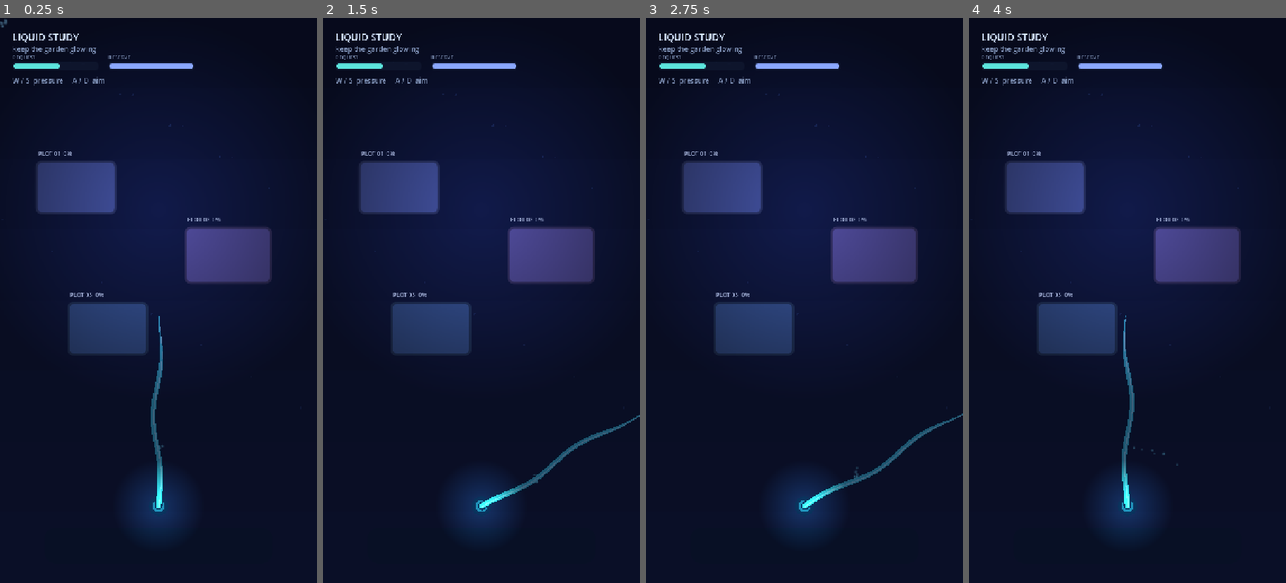
Above: before the commit, frames 1-4 (left to right).
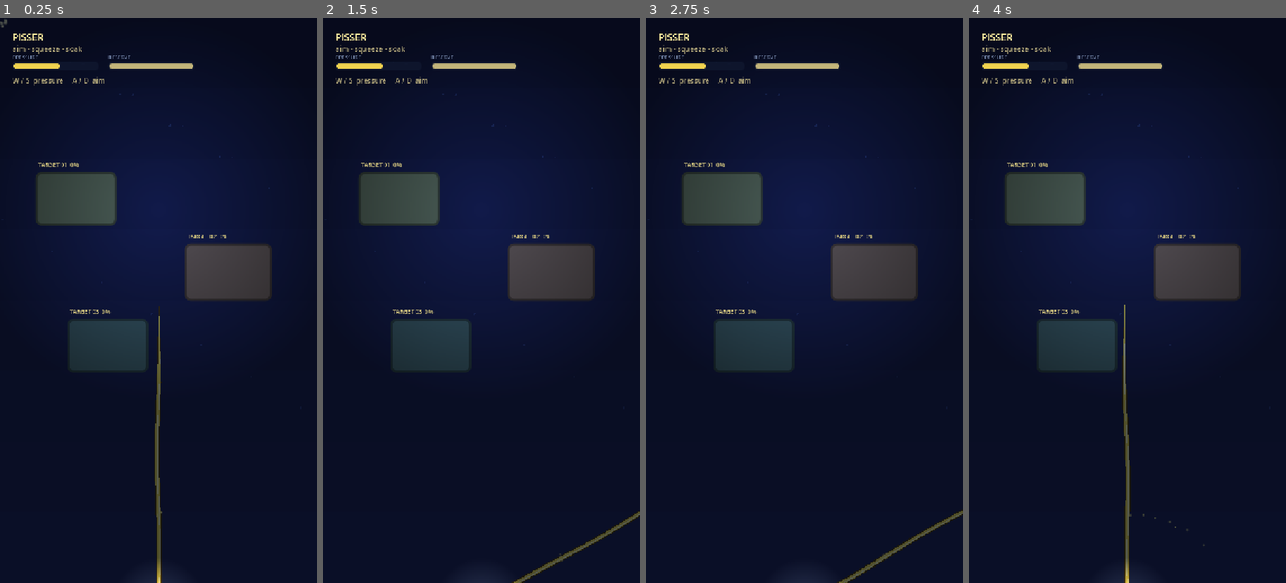
Above: after the commit, the same moments.

Repository: x3cca/girls-piss
Game: Godot game, scene res://scenes/smoke_test.tscn
The game is run twice, just before and just after one commit, with the same random seed, the same clock (stepped at 60 frames per second) and the same inputs.
Inputs (mouse positions are in pixels of both pictures, inside the frame that each line leads up to):
- Up to frame 1 (0.25 s): no input
- Up to frame 2 (1.5 s): tap Enter at 0.5, 0.6 s; move the mouse to (551, 272) at 0.52 s; hold Right (ui_right) 0.53-1.25 s; click (551, 272) at 0.67 s; tap Space at 0.77 s; drag from (418, 328) to (465, 413) at 1.27 s
- Up to frame 3 (2.75 s): move the mouse to (836, 176) at 2.02 s; hold Right (ui_right) from 2.03 s (still down); tap Backspace at 2.1 s
- Up to frame 4 (4 s): release Right (ui_right) at 2.75 s; drag from (1111, 413) to (1032, 215) at 2.77 s; move the mouse to (1222, 385) at 3.52 s; hold Left (ui_left) from 3.53 s (still down); hold Shift from 3.53 s (still down); tap Space at 3.77 s

The runs differ from the first frame. In frame 1, 12% of the frame differs, in the area x 0-86%, y 0-100%; in frame 2, 12%; in frame 3, 12%, in the area x 4-100%, y 2-100%; in frame 4, 12%.

Commit message:
Refine stream as offscreen urine jet

Diff:
--- a/scripts/hud.gd
+++ b/scripts/hud.gd
@@ -24,21 +24,21 @@
 	var small := 16
 	var medium := 22
 	# Header and compact pressure cards.
-	draw_string(font, safe.position + Vector2(0, 24), "LIQUID STUDY", HORIZONTAL_ALIGNMENT_LEFT, -1, medium, Color("#d8e8ff"))
-	draw_string(font, safe.position + Vector2(0, 48), "keep the garden glowing", HORIZONTAL_ALIGNMENT_LEFT, -1, small, Color("#8396bb"))
-	_draw_meter(Rect2(safe.position + Vector2(0, 72), Vector2(196, 18)), pressure_model.requested_pressure if pressure_model else 0.0, Color("#5ce5dd"), "REQUEST")
-	_draw_meter(Rect2(safe.position + Vector2(218, 72), Vector2(196, 18)), pressure_model.reserve if pressure_model else 0.0, Color("#8ba8ff"), "RESERVE")
+	draw_string(font, safe.position + Vector2(0, 24), "PISSER", HORIZONTAL_ALIGNMENT_LEFT, -1, medium, Color("#fff0a0"))
+	draw_string(font, safe.position + Vector2(0, 48), "aim • squeeze • soak", HORIZONTAL_ALIGNMENT_LEFT, -1, small, Color("#b2a77a"))
+	_draw_meter(Rect2(safe.position + Vector2(0, 72), Vector2(196, 18)), pressure_model.requested_pressure if pressure_model else 0.0, Color("#f1d34f"), "PRESSURE")
+	_draw_meter(Rect2(safe.position + Vector2(218, 72), Vector2(196, 18)), pressure_model.reserve if pressure_model else 0.0, Color("#c3b57a"), "RESERVE")
 	if pressure_model and pressure_model.exhausted:
 		draw_string(font, safe.position + Vector2(0, 120), "RECOVERING", HORIZONTAL_ALIGNMENT_LEFT, -1, small, Color("#ffbf7a"))
 	else:
-		draw_string(font, safe.position + Vector2(0, 120), "W / S  pressure     A / D  aim", HORIZONTAL_ALIGNMENT_LEFT, -1, small, Color("#8396bb"))
+		draw_string(font, safe.position + Vector2(0, 120), "W / S  pressure     A / D  aim", HORIZONTAL_ALIGNMENT_LEFT, -1, small, Color("#b2a77a"))
 
 	# Small target progress tags remain readable on wide and tall portrait ratios.
 	for index in target_nodes.size():
 		var target := target_nodes[index]
 		if is_instance_valid(target):
 			var label_position := target.position + Vector2(-target.target_size.x * 0.5, -target.target_size.y * 0.5 - 16.0)
-			draw_string(font, label_position, "PLOT %02d  %d%%" % [index + 1, roundi(target.wetness * 100.0)], HORIZONTAL_ALIGNMENT_LEFT, -1, 13, Color("#a8b6dd"))
+			draw_string(font, label_position, "TARGET %02d  %d%%" % [index + 1, roundi(target.wetness * 100.0)], HORIZONTAL_ALIGNMENT_LEFT, -1, 13, Color("#d5c77f"))
 
 	if show_touch_controls:
 		_draw_touch_controls(safe)
@@ -58,17 +58,17 @@
 	var fader_top := safe.position.y + 178.0
 	var fader_bottom := safe.end.y - 188.0
 	draw_line(Vector2(fader_x, fader_top), Vector2(fader_x, fader_bottom), Color(0.5, 0.65, 0.86, 0.28), 18.0)
-	draw_line(Vector2(fader_x, fader_top), Vector2(fader_x, fader_bottom), Color("#5ce5dd"), 4.0)
+	draw_line(Vector2(fader_x, fader_top), Vector2(fader_x, fader_bottom), Color("#f1d34f"), 4.0)
 	var pressure := pressure_model.requested_pressure if pressure_model else 0.55
 	var knob_y := lerpf(fader_bottom, fader_top, inverse_lerp(0.15, 1.0, pressure))
-	draw_circle(Vector2(fader_x, knob_y), 17.0, Color("#d8fff8"))
-	draw_circle(Vector2(fader_x, knob_y), 11.0, Color("#4bcac8"))
-	draw_string(ThemeDB.fallback_font, Vector2(fader_x - 30.0, fader_top - 22.0), "FLOW", HORIZONTAL_ALIGNMENT_LEFT, -1, 13, Color("#a8b6dd"))
+	draw_circle(Vector2(fader_x, knob_y), 17.0, Color("#fff3a0"))
+	draw_circle(Vector2(fader_x, knob_y), 11.0, Color("#d0b52f"))
+	draw_string(ThemeDB.fallback_font, Vector2(fader_x - 35.0, fader_top - 22.0), "PRESSURE", HORIZONTAL_ALIGNMENT_LEFT, -1, 13, Color("#d5c77f"))
 	draw_circle(joystick_center, 86.0, Color(0.08, 0.12, 0.25, 0.74))
 	draw_arc(joystick_center, 86.0, 0.0, TAU, 64, Color(0.46, 0.61, 0.9, 0.55), 3.0)
 	var aim := input_controller.aim_direction if input_controller else Vector2.UP
-	draw_circle(joystick_center + aim * 47.0, 23.0, Color("#8bf6ec"))
-	draw_string(ThemeDB.fallback_font, joystick_center + Vector2(-41.0, 112.0), "AIM", HORIZONTAL_ALIGNMENT_LEFT, -1, 13, Color("#a8b6dd"))
+	draw_circle(joystick_center + aim * 47.0, 23.0, Color("#f1d34f"))
+	draw_string(ThemeDB.fallback_font, joystick_center + Vector2(-41.0, 112.0), "AIM", HORIZONTAL_ALIGNMENT_LEFT, -1, 13, Color("#d5c77f"))
 
 func _box(color: Color, radius: int) -> StyleBoxFlat:
 	var style := StyleBoxFlat.new()
--- a/scripts/main.gd
+++ b/scripts/main.gd
@@ -2,6 +2,8 @@
 
 ## Playable portrait-first sample level. All world positions are derived from the
 ## visible rectangle, so expand stretching and taller phone ratios stay usable.
+## The stream source is deliberately below the frame: the player controls the
+## jet, never a visible wand or nozzle.
 
 var input_controller: InputController
 var pressure_model: PressureModel
@@ -41,13 +43,14 @@
 func _layout_world() -> void:
 	if _world_size.x <= 1.0 or _world_size.y <= 1.0:
 		return
-	stream.source_position = Vector2(_world_size.x * 0.5, _world_size.y - 174.0)
-	stream.minimum_length = minf(180.0, _world_size.y * 0.18)
-	stream.maximum_length = minf(640.0, _world_size.y * 0.60)
+	# The source stays just below the visible rectangle; only the jet enters frame.
+	stream.source_position = Vector2(_world_size.x * 0.5, _world_size.y + 48.0)
+	stream.minimum_length = minf(190.0, _world_size.y * 0.18)
+	stream.maximum_length = minf(1080.0, _world_size.y * 0.84)
 	var positions := [
-		Vector2(_world_size.x * 0.24, _world_size.y * 0.30),
-		Vector2(_world_size.x * 0.72, _world_size.y * 0.42),
-		Vector2(_world_size.x * 0.34, _world_size.y * 0.55),
+		Vector2(_world_size.x * 0.24, _world_size.y * 0.32),
+		Vector2(_world_size.x * 0.72, _world_size.y * 0.45),
+		Vector2(_world_size.x * 0.34, _world_size.y * 0.58),
 	]
 	for i in mini(targets.size(), positions.size()):
 		targets[i].position = positions[i]
@@ -63,8 +66,8 @@
 		var target := WettableTarget.new()
 		target.name = "WettablePlot%02d" % (i + 1)
 		target.target_size = Vector2(174.0, 112.0) if i != 1 else Vector2(188.0, 120.0)
-		target.base_color = [Color("#5f668e"), Color("#75618d"), Color("#536f91")][i]
-		target.accent_color = [Color("#62ddd5"), Color("#f3a77c"), Color("#7dd0ff")][i]
+		target.base_color = [Color("#68724b"), Color("#79634b"), Color("#4f7060")][i]
+		target.accent_color = [Color("#e4d15d"), Color("#efd66a"), Color("#d6c34d")][i]
 		target.required_liquid = 1.25
 		target.soaked.connect(_on_target_soaked.bind(target))
 		add_child(target)
@@ -87,7 +90,7 @@
 	_impact_light.texture = _light_texture()
 	_impact_light.texture_scale = 0.82
 	_impact_light.energy = 1.1
-	_impact_light.color = Color("#63e9dc")
+	_impact_light.color = Color("#ffe589")
 	_impact_light.position = stream.source_position
 	add_child(_impact_light)
 
@@ -137,15 +140,3 @@
 		var x := fmod(float(i * 113 + 47), maxf(_world_size.x, 1.0))
 		var y := fmod(float(i * 71 + 31), maxf(_world_size.y * 0.72, 1.0))
 		draw_circle(Vector2(x, y), 1.5 if i % 3 else 2.5, Color(0.48, 0.66, 0.91, 0.20))
-	# A subtle wetland basin at the source anchors the bottom-center nozzle.
-	var basin := Rect2(Vector2(_world_size.x * 0.14, _world_size.y - 126.0), Vector2(_world_size.x * 0.72, 82.0))
-	draw_style_box(_panel(Color(0.08, 0.17, 0.29, 0.75), 26), basin)
-
-func _panel(color: Color, radius: int) -> StyleBoxFlat:
-	var style := StyleBoxFlat.new()
-	style.bg_color = color
-	style.corner_radius_top_left = radius
-	style.corner_radius_top_right = radius
-	style.corner_radius_bottom_left = radius
-	style.corner_radius_bottom_right = radius
-	return style
--- a/scripts/stream_controller.gd
+++ b/scripts/stream_controller.gd
@@ -3,13 +3,13 @@
 
 signal wet_target_hit(target: WettableTarget, amount: float, position: Vector2, normal: Vector2)
 
-@export var source_position := Vector2(360.0, 1090.0)
+@export var source_position := Vector2(360.0, 1320.0)
 @export_range(150.0, 800.0, 1.0) var minimum_length := 150.0
 @export_range(150.0, 800.0, 1.0) var maximum_length := 620.0
 @export_range(16, 48, 1) var ribbon_points := 28
-@export var wobble_frequency := 4.0
+@export var wobble_frequency := 2.7
 @export var collision_mask := 1
-@export var liquid_color := Color("#57e6df")
+@export var liquid_color := Color("#f1d34f")
 
 var input_controller: InputController
 var pressure_model: PressureModel
@@ -25,9 +25,9 @@
 var _current_points := PackedVector2Array()
 
 func _ready() -> void:
-	_edge_line = _make_line(18.0, Color("#102c4b"))
-	_body_line = _make_line(12.0, liquid_color)
-	_highlight_line = _make_line(3.0, Color("#b8fff4"))
+	_edge_line = _make_line(14.0, Color("#493719"))
+	_body_line = _make_line(9.0, liquid_color)
+	_highlight_line = _make_line(2.5, Color("#fff3a0"))
 	add_child(_edge_line)
 	add_child(_body_line)
 	add_child(_highlight_line)
@@ -44,7 +44,7 @@
 	_droplets.gravity = Vector2(0.0, 38.0)
 	_droplets.scale_amount_min = 0.45
 	_droplets.scale_amount_max = 0.9
-	_droplets.color = Color("#8bf6ec")
+	_droplets.color = Color("#f7e479")
 	_droplets.texture = _particle_texture()
 	_droplets.emitting = true
 	add_child(_droplets)
@@ -62,7 +62,7 @@
 	_impact.gravity = Vector2(0.0, 120.0)
 	_impact.scale_amount_min = 0.4
 	_impact.scale_amount_max = 1.1
-	_impact.color = Color("#b8fff4")
+	_impact.color = Color("#fff0a0")
 	_impact.texture = _particle_texture()
 	add_child(_impact)
 	queue_redraw()
@@ -97,7 +97,9 @@
 	for i in count:
 		var t := float(i) / float(count - 1)
 		var envelope := sin(t * PI) * (0.7 + pressure * 0.7)
-		var lateral := sin(_time * wobble_frequency + t * 8.0) * (5.0 + 12.0 * pressure) * envelope
+		# A urine stream should read as a taut jet, not a waving wand. Keep just
+		# enough lateral motion to show that it is alive at close range.
+		var lateral := sin(_time * wobble_frequency + t * 8.0) * (1.5 + 3.5 * pressure) * envelope
 		points.append(source_position + direction * (length * t) + perpendicular * lateral)
 	return points
 
@@ -171,9 +173,3 @@
 	texture.fill_from = Vector2(0.5, 0.5)
 	texture.fill_to = Vector2(1.0, 0.5)
 	return texture
-
-func _draw() -> void:
-	# Nozzle and a small halo establish the source without competing with the ribbon.
-	draw_circle(source_position, 22.0, Color("#102c4b"))
-	draw_circle(source_position, 14.0, Color("#2e7890"))
-	draw_circle(source_position + Vector2(0.0, -2.0), 7.0, Color("#b8fff4"))
Not shown, changed: README.md
